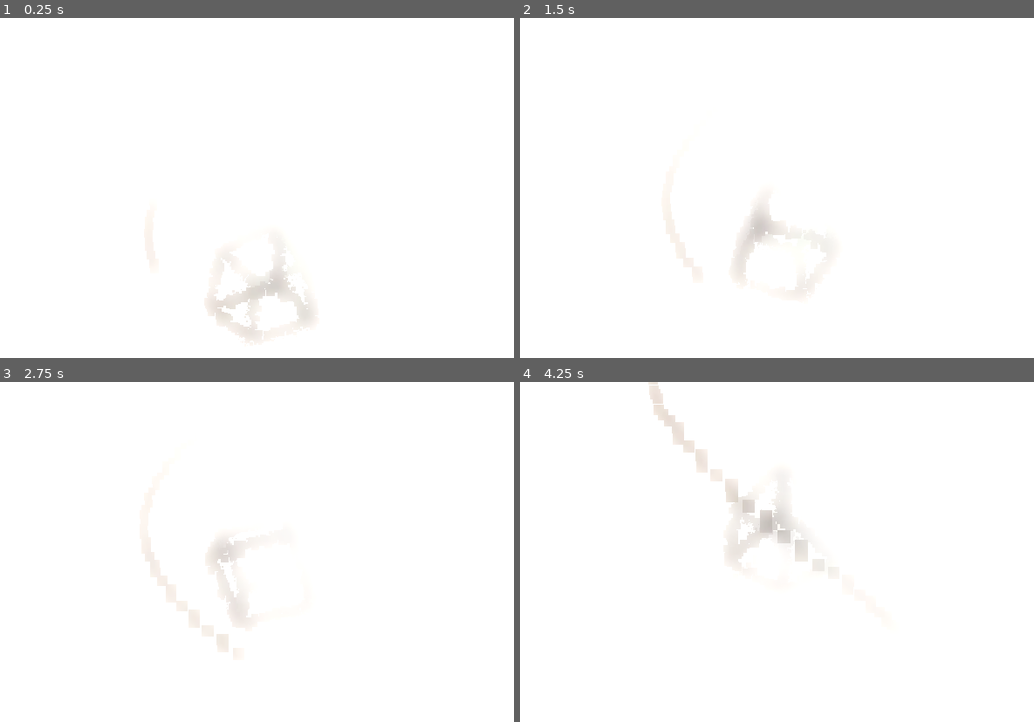
Above: before the commit, frames 1-4 (two rows, left to right).
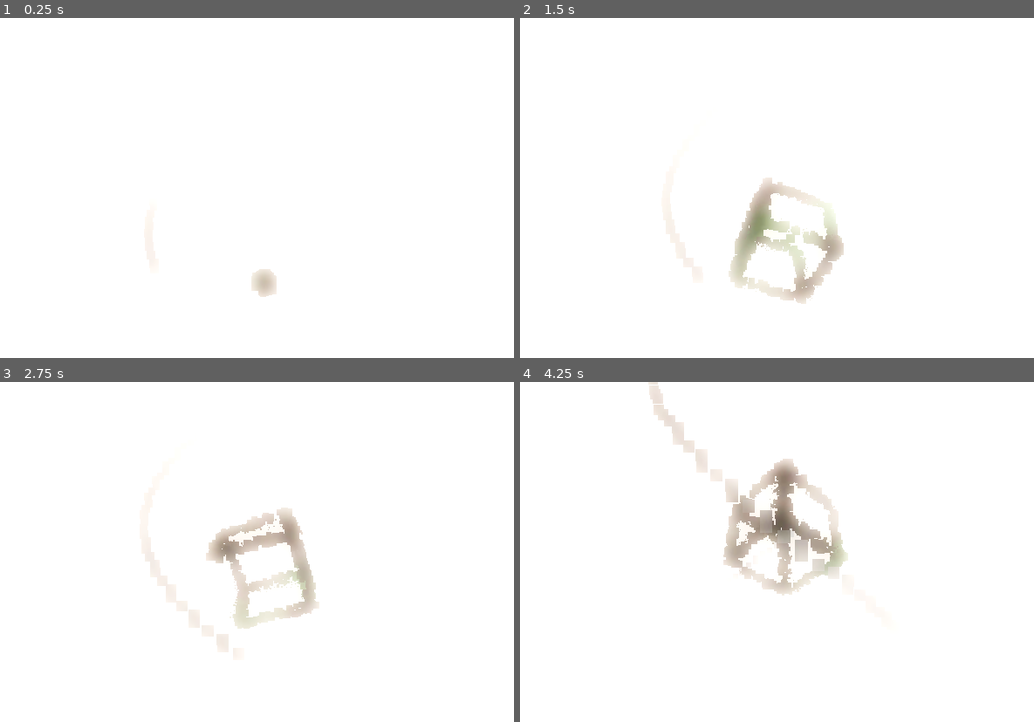
Above: after the commit, the same moments.

Repository: Simplexeon/visual-world
Game: Godot game, scene res://pieces/viridian_summoning/EnemySpawner.tscn
The game is run twice, just before and just after one commit, with the same random seed, the same clock (stepped at 60 frames per second) and the same inputs. This scene is started directly instead of the project's main scene.
Inputs (mouse positions are in pixels of both pictures, inside the frame that each line leads up to):
- Up to frame 1 (0.25 s): no input
- Up to frame 2 (1.5 s): move the mouse to (936, 194) at 0.52 s; hold D (right) 0.53-1.28 s; hold Z (toggle_vision) 0.53-1.28 s; click (936, 194) at 0.67 s; move the mouse to (643, 232) at 1.27 s; hold S (backward) from 1.28 s (still down); tap Z (toggle_vision) at 1.35 s
- Up to frame 3 (2.75 s): move the mouse to (334, 490) at 2.02 s; release S (backward) at 2.03 s; hold D (right) from 2.03 s (still down); hold Z (toggle_vision) from 2.03 s (still down)
- Up to frame 4 (4.25 s): move the mouse to (751, 657) at 2.77 s; release D (right) at 2.78 s; release Z (toggle_vision) at 2.78 s; hold W (forward) 2.78-3.53 s; tap Z (toggle_vision) at 2.85 s; click (751, 657) at 2.92 s; move the mouse to (992, 637) at 3.52 s; hold A (left) from 3.53 s (still down); hold Z (toggle_vision) from 3.53 s (still down)

The runs differ from the first frame. In frame 1, 1.3% of the frame differs, in the area x 40-61%, y 71-95%; in frame 2, 3.2%; in frame 3, 3.0%; in frame 4, 3.9%, in the area x 39-64%, y 22-63%.

Commit message:
Fixed thingy

Diff:
--- a/pieces/viridian_summoning/EnemySpawner.tscn
+++ b/pieces/viridian_summoning/EnemySpawner.tscn
@@ -103,7 +103,7 @@
 
 [sub_resource type="Animation" id="Animation_lyjes"]
 resource_name = "spawn"
-length = 2.3
+length = 2.65
 tracks/0/type = "value"
 tracks/0/imported = false
 tracks/0/enabled = true
@@ -147,10 +147,10 @@
 tracks/3/interp = 1
 tracks/3/loop_wrap = true
 tracks/3/keys = {
-"times": PackedFloat32Array(0, 2.2),
-"transitions": PackedFloat32Array(1, 1),
-"update": 1,
-"values": [true, false]
+"times": PackedFloat32Array(0),
+"transitions": PackedFloat32Array(1),
+"update": 1,
+"values": [true]
 }
 tracks/4/type = "value"
 tracks/4/imported = false
@@ -171,10 +171,10 @@
 tracks/5/interp = 1
 tracks/5/loop_wrap = true
 tracks/5/keys = {
-"times": PackedFloat32Array(0, 1.3, 1.9, 2.2),
-"transitions": PackedFloat32Array(1, -2, -2, -2),
-"update": 0,
-"values": [Vector3(0, 0, 0), Vector3(12.5664, 0, 12.5664), Vector3(-6.28319, 0, -6.28319), Vector3(12.5664, 0, 12.5664)]
+"times": PackedFloat32Array(0, 1.3, 1.9, 2.2, 2.63333),
+"transitions": PackedFloat32Array(1, -2, -2, -2, -0.5),
+"update": 0,
+"values": [Vector3(0, 0, 0), Vector3(12.5664, 0, 12.5664), Vector3(-6.28319, 0, -6.28319), Vector3(12.5664, 0, 12.5664), Vector3(0, 0, 0)]
 }
 tracks/6/type = "value"
 tracks/6/imported = false
@@ -183,10 +183,10 @@
 tracks/6/interp = 1
 tracks/6/loop_wrap = true
 tracks/6/keys = {
-"times": PackedFloat32Array(0, 1.56667, 2.2),
-"transitions": PackedFloat32Array(1, 1, 1),
-"update": 0,
-"values": [Vector3(1, 1, 1), Vector3(1, 1, 1), Vector3(3, 3, 3)]
+"times": PackedFloat32Array(0, 0.3, 1.56667, 2.2, 2.6),
+"transitions": PackedFloat32Array(1, 2, 1, 1, 2),
+"update": 0,
+"values": [Vector3(0, 0, 0), Vector3(1, 1, 1), Vector3(1, 1, 1), Vector3(3, 3, 3), Vector3(0, 0, 0)]
 }
 
 [sub_resource type="AnimationLibrary" id="AnimationLibrary_huvdy"]
@@ -309,17 +309,17 @@
 process_material = ExtResource("3_4fn2m")
 draw_pass_1 = SubResource("QuadMesh_11nmi")
 
-[node name="CubeEmitter9" type="GPUParticles3D" parent="ParticleCube/CubeLines"]
-transform = Transform3D(-4.37114e-08, -1, 0, 1, -4.37114e-08, 0, 0, 0, 1, -0.5, 0, 0.5)
-emitting = false
-amount = 150
-lifetime = 0.1
-fixed_fps = 60
-process_material = ExtResource("3_4fn2m")
-draw_pass_1 = SubResource("QuadMesh_11nmi")
-
 [node name="CubeEmitter10" type="GPUParticles3D" parent="ParticleCube/CubeLines"]
 transform = Transform3D(-4.37114e-08, -1, 0, 1, -4.37114e-08, 0, 0, 0, 1, 0.5, 0, 0.5)
+emitting = false
+amount = 150
+lifetime = 0.1
+fixed_fps = 60
+process_material = ExtResource("3_4fn2m")
+draw_pass_1 = SubResource("QuadMesh_11nmi")
+
+[node name="CubeEmitter9" type="GPUParticles3D" parent="ParticleCube/CubeLines"]
+transform = Transform3D(0, 0, 0, 0, 0, 0, 0, 0, 0, 0, 0, 0)
 emitting = false
 amount = 150
 lifetime = 0.1
--- a/pieces/viridian_summoning/enemy_spawner.gd
+++ b/pieces/viridian_summoning/enemy_spawner.gd
@@ -14,6 +14,8 @@
 
 # Data
 
+var speed : float = 1.0;
+
 # Processes
 
 func _ready() -> void:
@@ -25,4 +27,5 @@
 
 
 func _end_animation() -> void:
+	#speed *= -1;
 	Animator.play(&"spawn");
